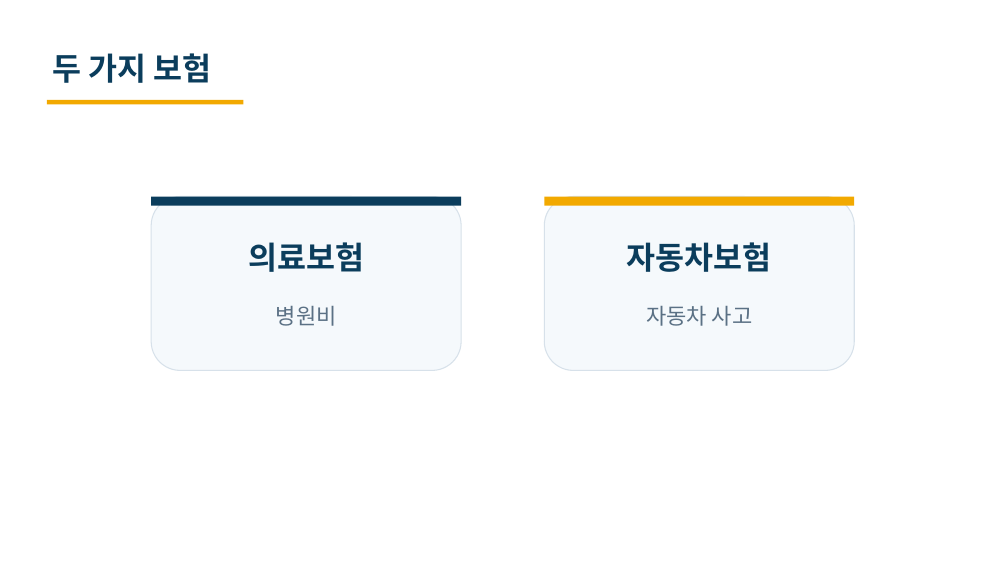
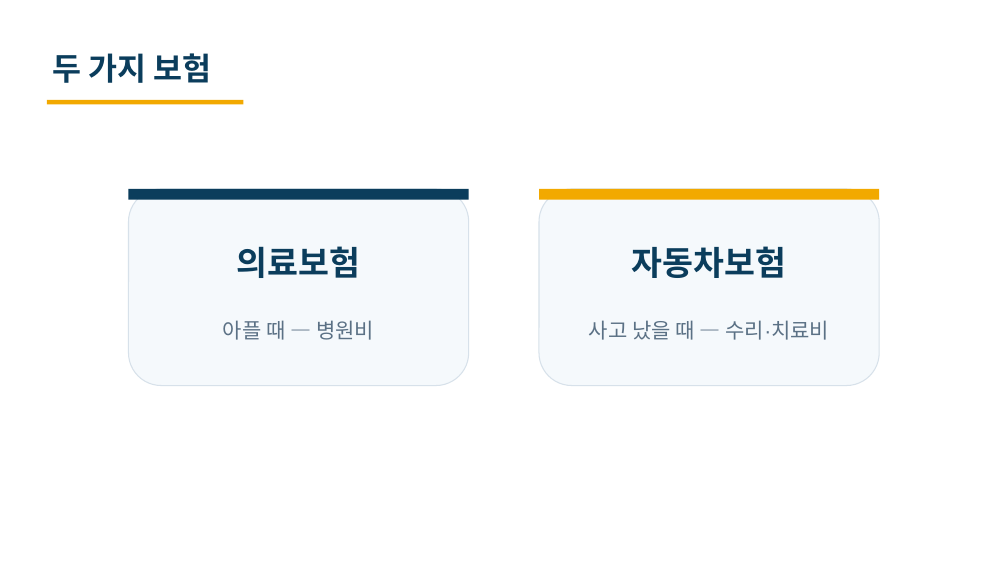
Before and after one commit to heyoonyoon/distributed-programming, a slide deck: slide 3 of docs/presentation/보험발표-편집가능.pptx. Drawn at 1008x567 pixels with LibreOffice and Linux fonts; fonts in the diff are those of the drawing. Boxes give left, top, right and bottom in pixels: in the first picture for what was removed or moved away, otherwise in the second. Text is boxed around its words. In the diff, an @@ line names an element or a change of style, - is before the commit and + after.

```diff
--- a/docs/presentation/보험발표-편집가능.pptx
+++ b/docs/presentation/보험발표-편집가능.pptx
@@ rounded rectangle resized from (x1=151, y1=197, x2=461, y2=371) to (x1=129, y1=189, x2=469, y2=386) @@
@@ rectangle resized from (x1=151, y1=197, x2=461, y2=206) to (x1=129, y1=189, x2=469, y2=200) @@
@@ rounded rectangle resized from (x1=544, y1=197, x2=854, y2=371) to (x1=539, y1=189, x2=879, y2=386) @@
@@ rectangle resized from (x1=544, y1=197, x2=854, y2=206) to (x1=539, y1=189, x2=879, y2=200) @@
@@ text "의료보험" moved from (x1=248, y1=242, x2=364, y2=272) to (x1=237, y1=246, x2=361, y2=278) @@
@@ text "의료보험" at (x1=237, y1=246, x2=361, y2=278): size 30 to 32 pt @@
@@ text "자동차보험" at (x1=632, y1=246, x2=787, y2=278): size 30 to 32 pt @@
@@ text at (x1=223, y1=320, x2=374, y2=340): text changed; size 21 to 20 pt @@
-병원비
+아플 때 — 병원비
@@ text at (x1=589, y1=320, x2=829, y2=340): text changed; size 21 to 20 pt @@
-자동차 사고
+사고 났을 때 — 수리·치료비
```
Also in this commit, not shown: 3 other slides changed, 3 other files.
